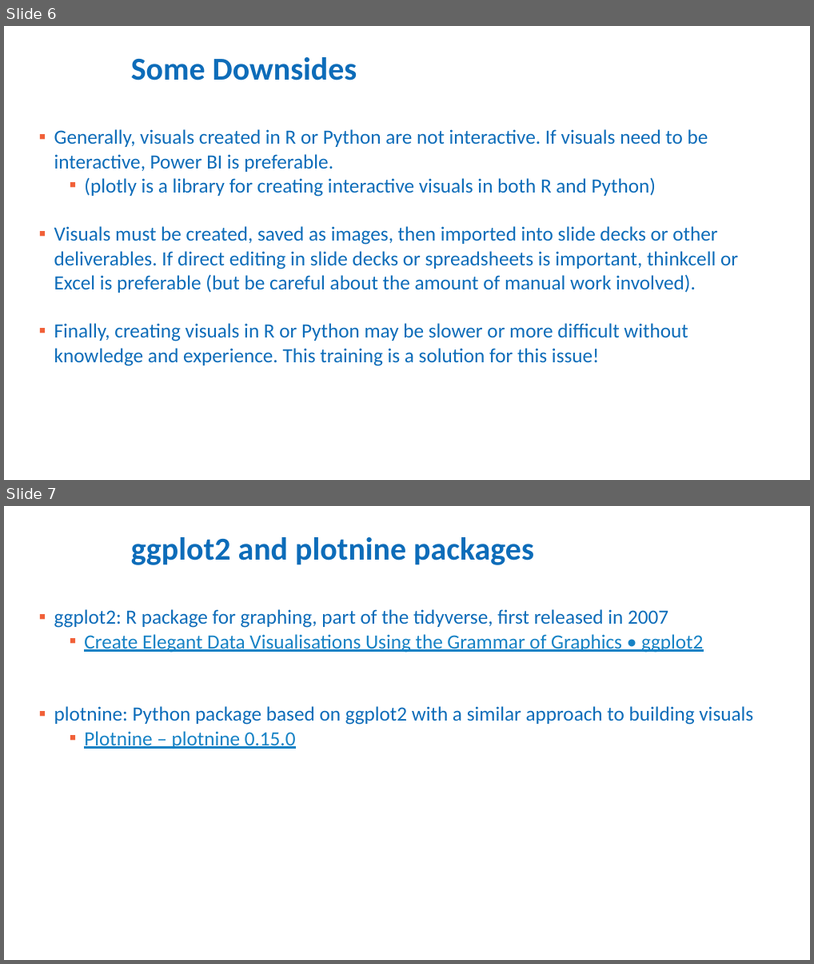
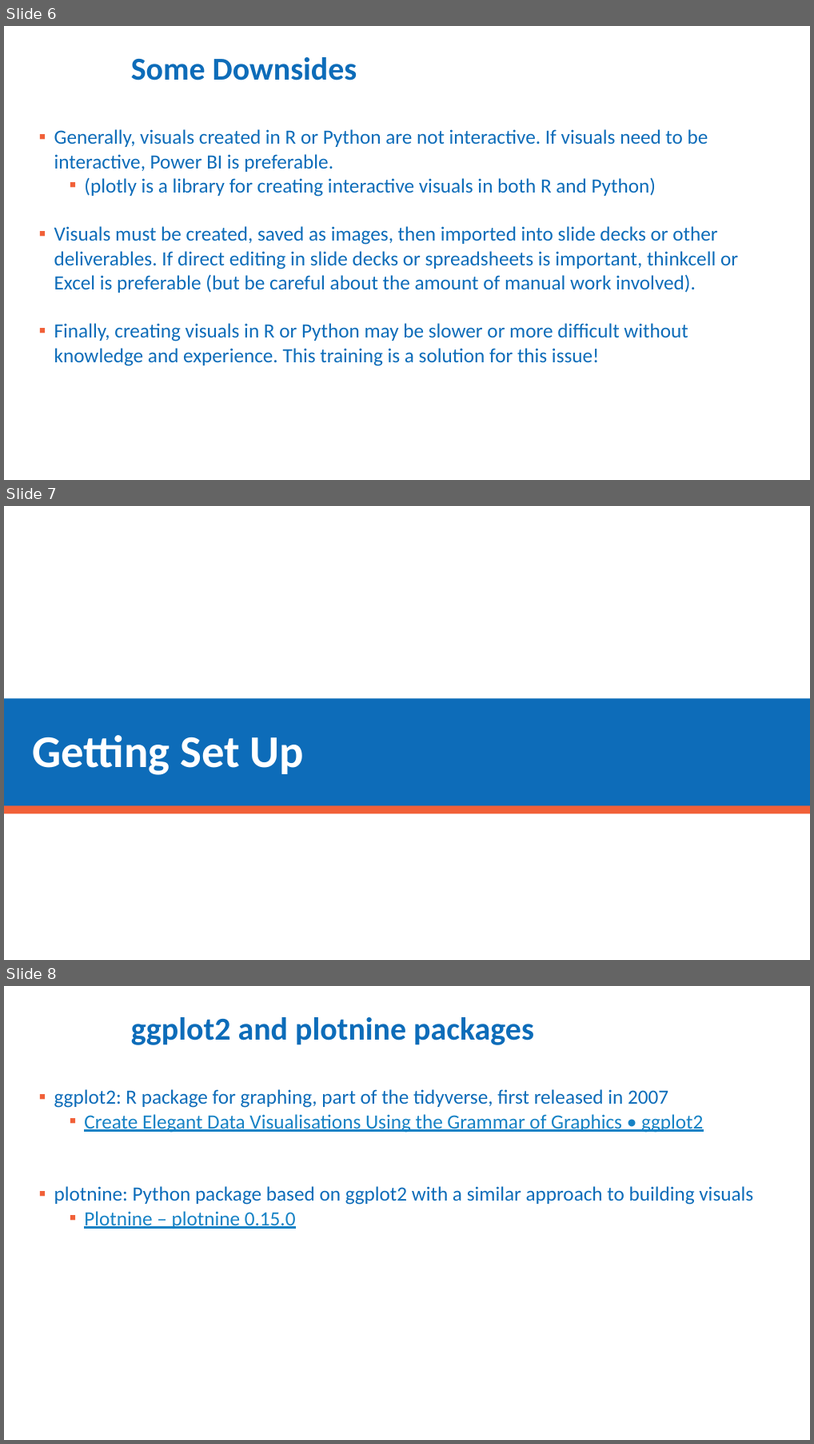
Before and after one commit to brussell23/grammar_of_graphics, a slide deck: ggplot and the Grammar of Graphics.pptx. Shown one above the other, each under a label of ours: slides 6 and 7 before the commit, slides 6, 7 and 8 after it. The pictures are 814x964 and 814x1444 pixels, drawn with LibreOffice and Linux fonts; fonts in the diff are those of the drawing; background and template pictures are left out. Boxes give left, top, right and bottom in pixels: in the first picture for what was removed or moved away, otherwise in the second. Text is boxed around its words. In the diff, an @@ line names an element or a change of style, - is before the commit and + after.

```diff
--- a/ggplot and the Grammar of Graphics.pptx
+++ b/ggplot and the Grammar of Graphics.pptx
@@ slide 7 added at (4, 506, 810, 960), background #FFFFFF @@
@@ rectangle added at (4, 698, 810, 807), fill #0D6CB9 @@
@@ title added at (33, 735, 304, 775), 54 pt, text #FFFFFF, bold @@
+Getting Set Up
@@ rectangle added at (4, 805, 810, 814), fill #F16038 @@
@@ what was slide 7 is now slide 8 @@
```
Also in this commit, not shown: 1 slide changed, 3 other slides added, 1 other file.
